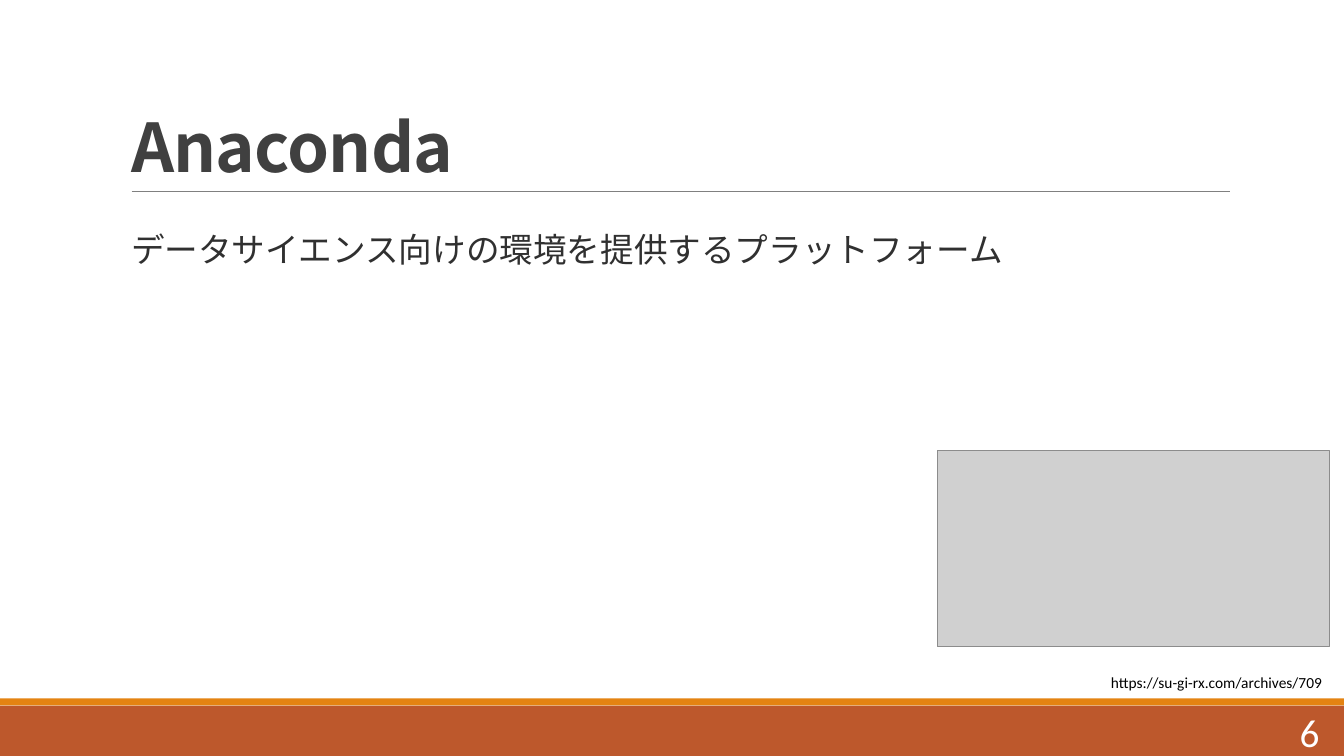
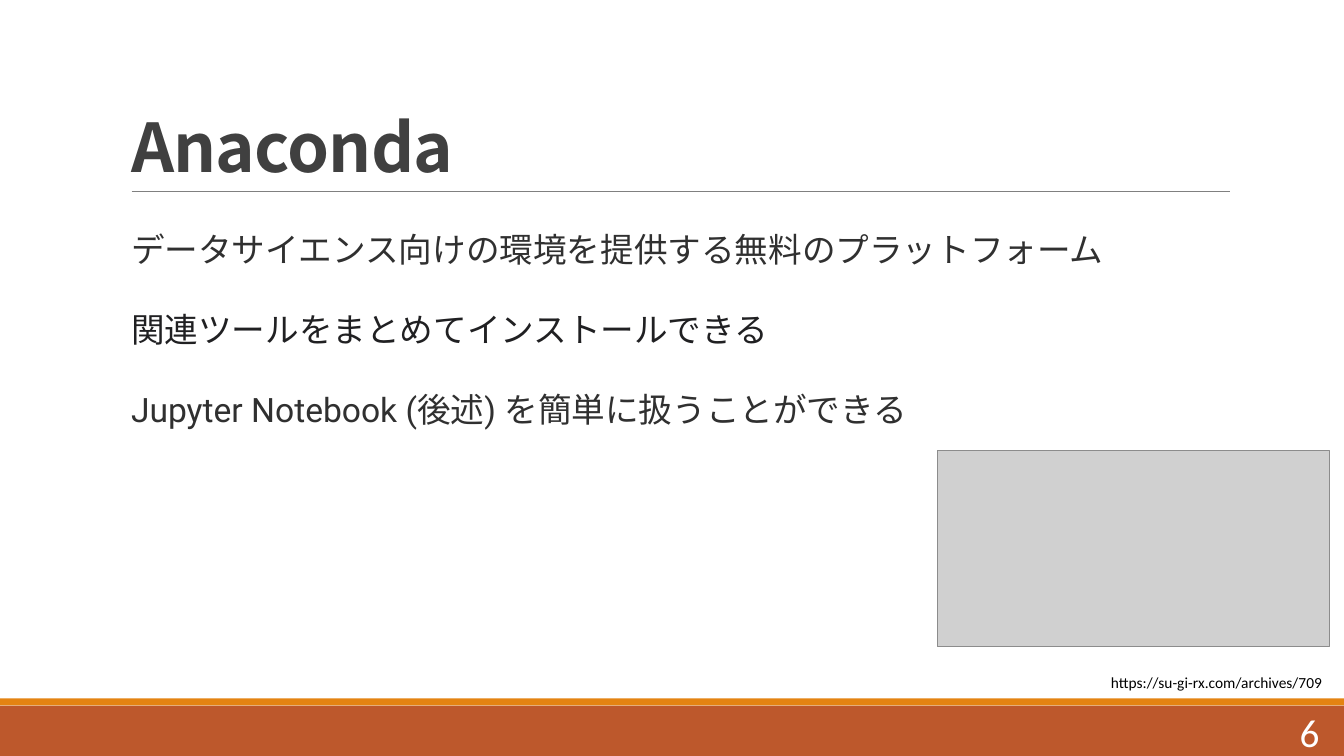
Before and after one commit to navy1634/Teach, a slide deck: slide 6 of Akinator/Akinator.pptx. Drawn at 1344x756 pixels with LibreOffice and Linux fonts; fonts in the diff are those of the drawing; grey boxes stand for pictures. Boxes give left, top, right and bottom in pixels: in the first picture for what was removed or moved away, otherwise in the second. Text is boxed around its words. In the diff, an @@ line names an element or a change of style, - is before the commit and + after.

```diff
--- a/Akinator/Akinator.pptx
+++ b/Akinator/Akinator.pptx
@@ text at <box>131,233,1103,430</box>: text changed @@
-  データサイエンス向けの環境を提供するプラットフォーム
+  データサイエンス向けの環境を提供する無料のプラットフォーム
+  関連ツールをまとめてインストールできる
+  Jupyter Notebook (後述) を簡単に扱うことができる
```
Also in this commit, not shown: 14 other slides changed, 2 slides added, 2 other files.
